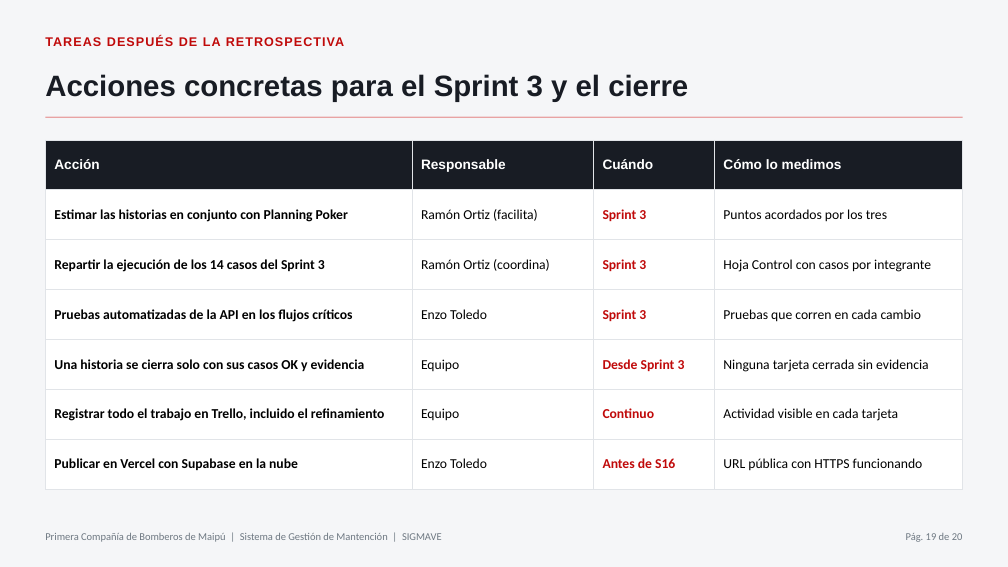
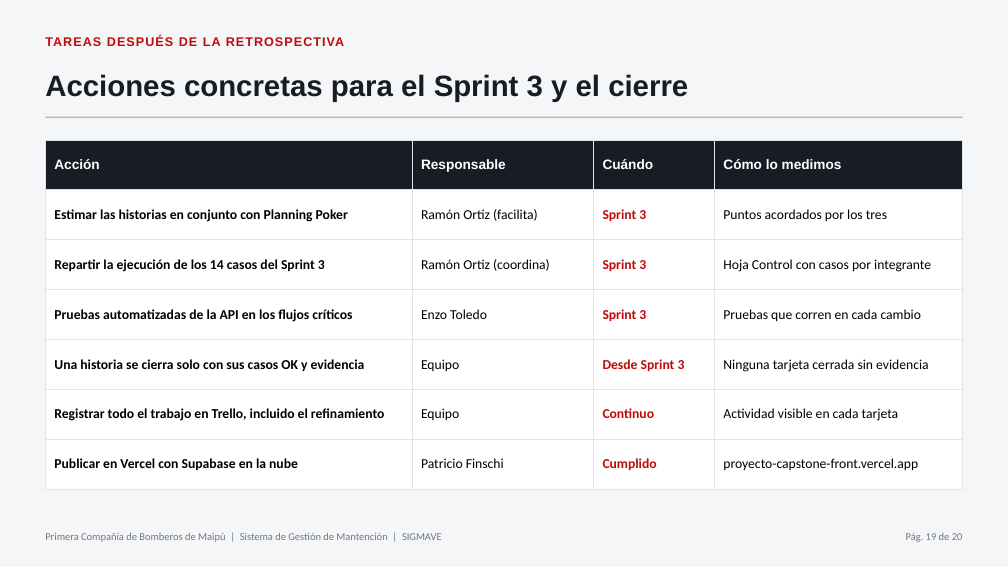
Before and after one commit to fonchoo/proyecto-capstone, a slide deck: slide 19 of Fase 2/Evidencias/Evidencia Grupal/presentacion_evaluacion_fase2_SIGMAVE.pptx. Drawn at 1008x567 pixels with LibreOffice and Linux fonts; fonts in the diff are those of the drawing. Boxes give left, top, right and bottom in pixels: in the first picture for what was removed or moved away, otherwise in the second. Text is boxed around its words. In the diff, an @@ line names an element or a change of style, - is before the commit and + after.

```diff
--- a/Fase 2/Evidencias/Evidencia Grupal/presentacion_evaluacion_fase2_SIGMAVE.pptx
+++ b/Fase 2/Evidencias/Evidencia Grupal/presentacion_evaluacion_fase2_SIGMAVE.pptx
@@ table at [45,140,963,475] @@
-row 7: Publicar en Vercel con Supabase en la nube | Enzo Toledo | Antes de S16 | URL pública con HTTPS funcionando
+row 7: Publicar en Vercel con Supabase en la nube | Patricio Finschi | Cumplido | proyecto-capstone-front.vercel.app
```
Also in this commit, not shown: 2 other slides changed.
